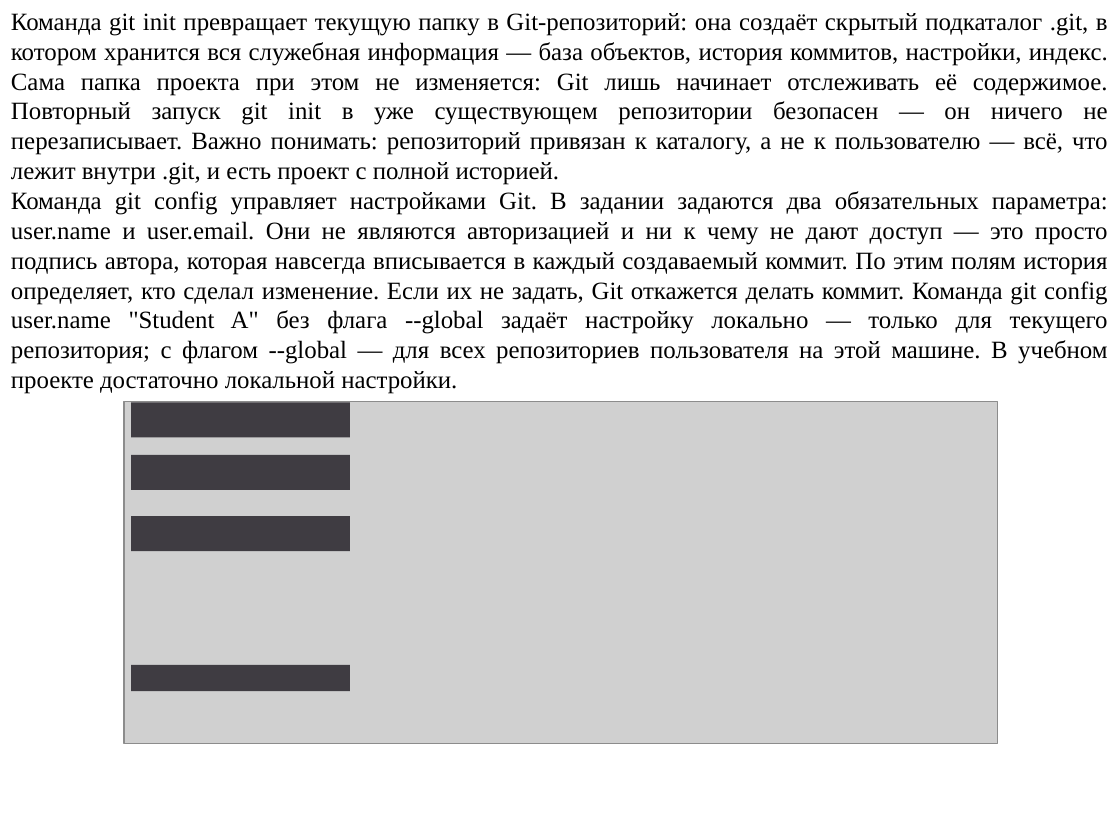
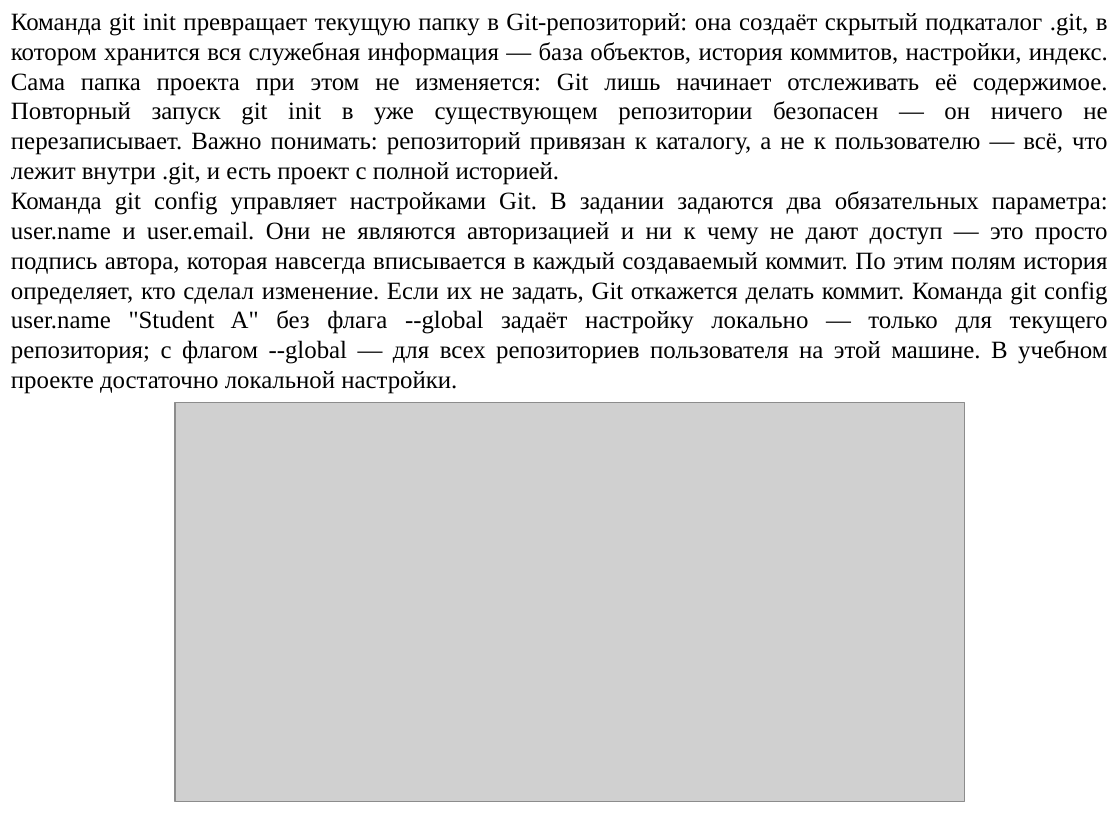
Before and after one commit to mbdatateach/site, a slide deck: slide 3 of УК/практики/УК практика 4.pptx. Drawn at 1120x840 pixels with LibreOffice and Linux fonts; fonts in the diff are those of the drawing; grey boxes stand for pictures. Boxes give left, top, right and bottom in pixels: in the first picture for what was removed or moved away, otherwise in the second. Text is boxed around its words. In the diff, an @@ line names an element or a change of style, - is before the commit and + after.

```diff
--- a/УК/практики/УК практика 4.pptx
+++ b/УК/практики/УК практика 4.pptx
@@ picture: place and size @@
-picture at (124,402,998,744)
+picture at (175,402,964,801)
@@ group removed at (131,402,349,691): 4 rectangles @@
```
Also in this commit, not shown: 9 other slides changed, 1 slide added, 11 other files.
